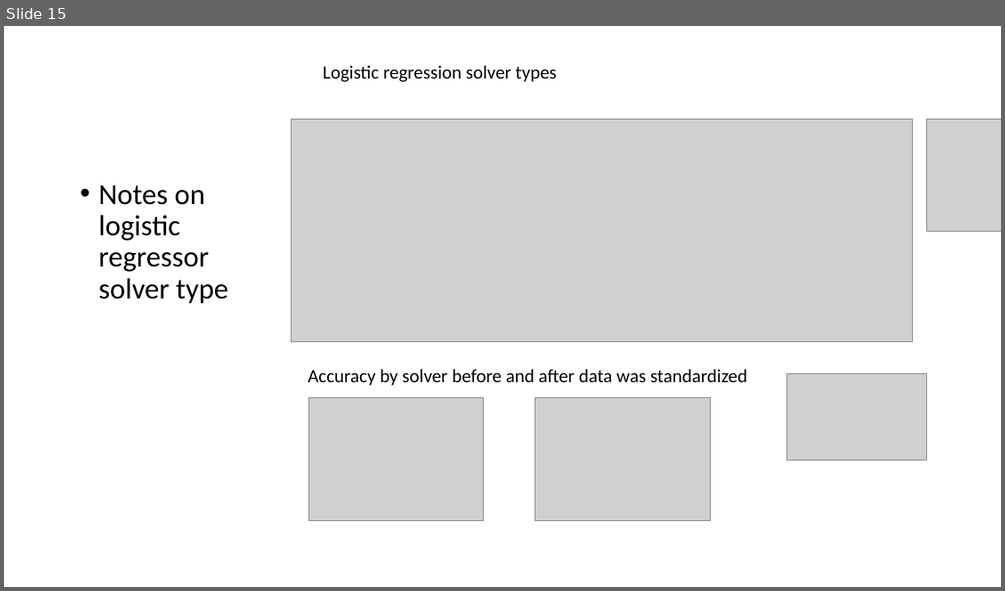
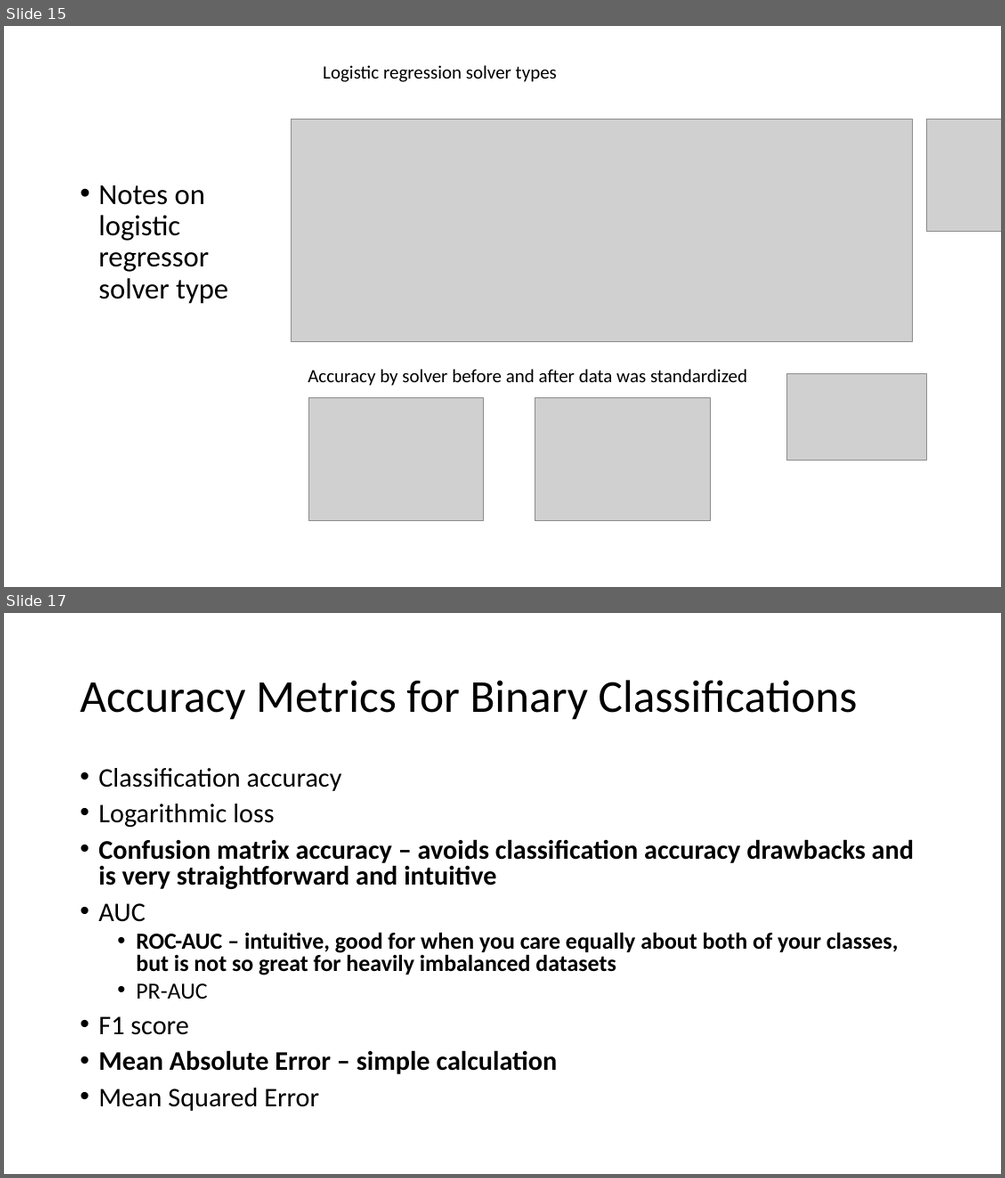
Before and after one commit to McGrathWormStuff/Image_Processing, a slide deck: Image Processing Presentation.pptx. Shown one above the other, each under a label of ours: slide 15 before the commit, slides 15 and 17 after it; the slides between them are not shown. The pictures are 1005x591 and 1005x1178 pixels, drawn with LibreOffice and Linux fonts; fonts in the diff are those of the drawing; grey boxes stand for pictures. Boxes give left, top, right and bottom in pixels: in the first picture for what was removed or moved away, otherwise in the second. Text is boxed around its words. In the diff, an @@ line names an element or a change of style, - is before the commit and + after.

```diff
--- a/Image Processing Presentation.pptx
+++ b/Image Processing Presentation.pptx
@@ slide 17 added at [4, 613, 1001, 1174], background #FFFFFF @@
@@ title added at [80, 680, 858, 720], 44 pt, text #000000 @@
+Accuracy Metrics for Binary Classifications
@@ text added at [98, 768, 914, 1111], 25.9 pt, text #000000, bold @@
+• Classification accuracy
+• Logarithmic loss
+• Confusion matrix accuracy – avoids classification accuracy drawbacks and is very straightforward and intuitive
+• AUC
+  • ROC-AUC – intuitive, good for when you care equally about both of your classes, but is not so great for heavily imbalanced datasets
+  • PR-AUC
+• F1 score
+• Mean Absolute Error – simple calculation
+• Mean Squared Error
```
Also in this commit, not shown: 6 slides changed, 7 other slides added, 4 slides removed.
